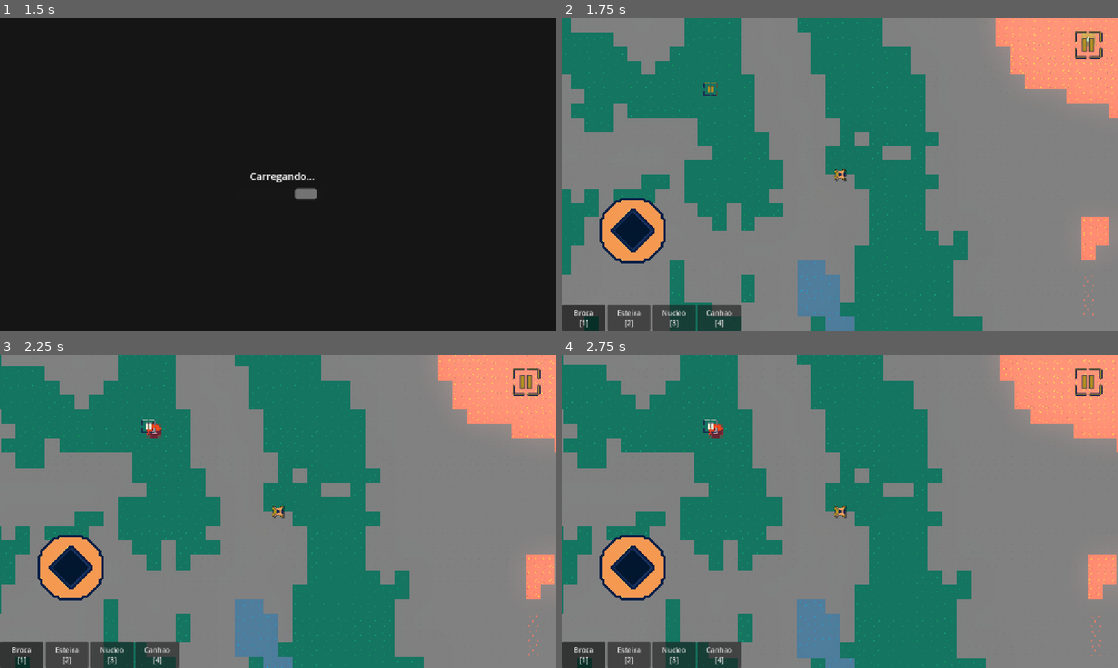
Above: before the commit, frames 1-4 (two rows, left to right).
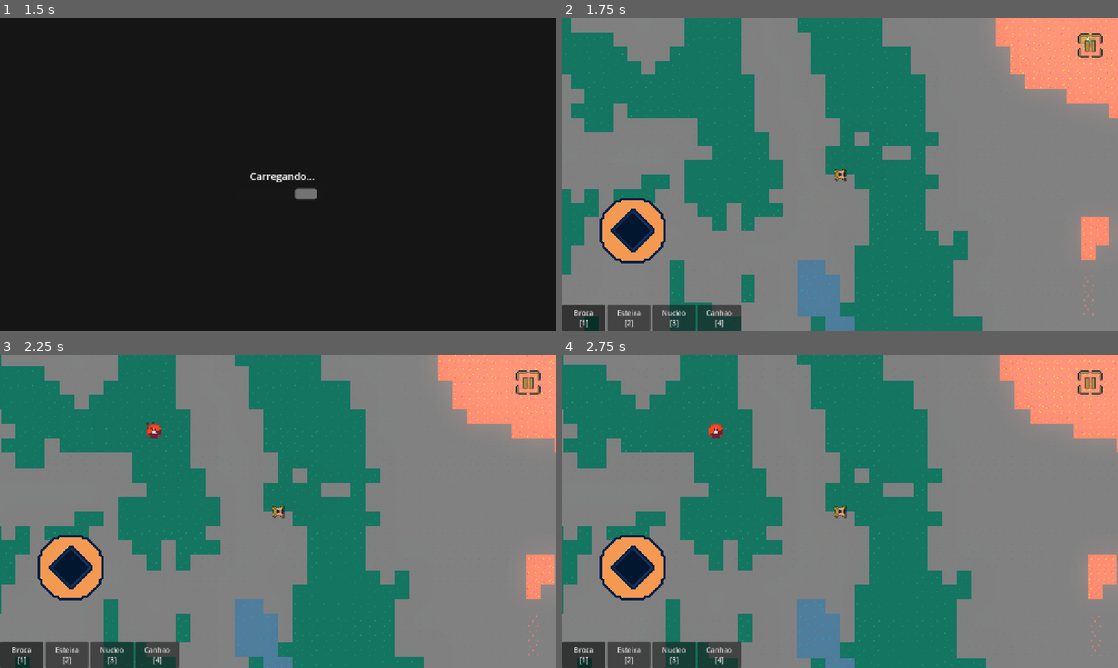
Above: after the commit, the same moments.

Repository: christianfelipesf/Factolyth
Game: Godot game, scene res://scenes/main.tscn
Two runs of this game, one before a commit and one after it. Both use one fixed random seed, a clock stepped at 60 frames per second and the inputs below. Sound files missing from this copy of the repository are replaced by a short silence.
Inputs (mouse positions are in pixels of both pictures, inside the frame that each line leads up to):
- Up to frame 1 (1.5 s): click "Novo Jogo" at 0.5 s; click (528, 46) at 1.27 s
- Up to frame 2 (1.75 s): no input
- Up to frame 3 (2.25 s): click (150, 426) at 2.02 s
- Up to frame 4 (2.75 s): no input

Frame 1 is identical in both runs. In frame 2, 0.3% of the frame differs, in the area x 25-98%, y 4-25%; in frame 3, 0.3%; in frame 4, 0.3%.

Commit message:
dawdwa
dwadwad

Diff:
--- a/scenes/playerui.tscn
+++ b/scenes/playerui.tscn
@@ -10,7 +10,6 @@
 [ext_resource type="Script" uid="uid://crb28nsennpkp" path="res://scripts/loading_chunks_indicator.gd" id="8_0q5bq"]
 [ext_resource type="Script" uid="uid://bvfd8ivlvxt3" path="res://scripts/botao_pausa.gd" id="9"]
 [ext_resource type="Texture2D" uid="uid://76cuynr2jl6s" path="res://images/ui/pause_press.png" id="10_dljgg"]
-[ext_resource type="Script" uid="uid://bj41dhu7m7hhq" path="res://scripts/texture_button_test.gd" id="11_bxo4y"]
 
 [node name="CanvasLayer" type="CanvasLayer" unique_id=216092279]
 
@@ -31,13 +30,6 @@
 position = Vector2(162.99998, 488.99997)
 scale = Vector2(0.2, 0.2)
 texture = ExtResource("3_xx5n8")
-
-[node name="BotaoPausa" type="TouchScreenButton" parent="." unique_id=1669730007]
-position = Vector2(1179, 30)
-scale = Vector2(2, 2)
-texture_normal = ExtResource("3_dljgg")
-action = "pausa"
-script = ExtResource("9")
 
 [node name="BarraConstrucao" parent="." unique_id=1848745639 instance=ExtResource("4_y1cqx")]
 
@@ -116,16 +108,19 @@
 vertical_alignment = 1
 script = ExtResource("8_0q5bq")
 
-[node name="TextureButton" type="TextureButton" parent="." unique_id=652863827]
-offset_left = 326.0
-offset_top = 148.0
-offset_right = 366.0
-offset_bottom = 188.0
+[node name="BotaoPausa" type="TextureButton" parent="." unique_id=1669730007]
+anchors_preset = 3
+anchor_left = 1.0
+anchor_top = 1.0
+anchor_right = 1.0
+anchor_bottom = 1.0
+offset_left = -91.0
+offset_top = -683.0
+offset_right = -59.0
+offset_bottom = -651.0
+grow_horizontal = 0
+grow_vertical = 0
+scale = Vector2(1.7, 1.7)
 texture_normal = ExtResource("3_dljgg")
 texture_hover = ExtResource("10_dljgg")
-script = ExtResource("11_bxo4y")
-
-[connection signal="pressed" from="BotaoPausa" to="BotaoPausa" method="_on_pressed"]
-[connection signal="button_down" from="TextureButton" to="TextureButton" method="_on_button_down"]
-[connection signal="pressed" from="TextureButton" to="TextureButton" method="_on_pressed"]
-[connection signal="toggled" from="TextureButton" to="TextureButton" method="_on_toggled"]
+script = ExtResource("9")
--- a/scripts/botao_pausa.gd
+++ b/scripts/botao_pausa.gd
@@ -1,24 +1,16 @@
-extends TouchScreenButton
+extends TextureButton
 
-## Área morta: pixels extras ao redor do botão que bloqueiam colocação de bloco.
-## O botão em si usa a action "pausa" configurada no Inspector.
-
-@export var margem_antecipacao := 20.0
+@onready var _pause_menu: Node = get_parent().find_child("PauseMenu", true, false)
 
 
-func _input(event: InputEvent) -> void:
-	if event is InputEventMouseButton and event.button_index == MOUSE_BUTTON_LEFT and event.pressed:
-		if _area_morta().has_point(event.position):
-			get_viewport().set_input_as_handled()
+func _ready() -> void:
+	process_mode = PROCESS_MODE_ALWAYS
+	if _pause_menu == null:
+		push_error("BotaoPausa: PauseMenu não encontrado")
 
 
-func _area_morta() -> Rect2:
-	var tam := _tamanho_textura()
-	var pos := global_position - tam * 0.5 - Vector2.ONE * margem_antecipacao
-	return Rect2(pos, tam + Vector2.ONE * margem_antecipacao * 2.0)
-
-
-func _tamanho_textura() -> Vector2:
-	if texture_normal != null:
-		return texture_normal.get_size()
-	return Vector2(32, 32)
+func _gui_input(event: InputEvent) -> void:
+	if event is InputEventMouseButton and event.button_index == MOUSE_BUTTON_LEFT and event.pressed:
+		accept_event()
+		if _pause_menu != null and _pause_menu.has_method("_on_botao_pausa_pressed"):
+			_pause_menu._on_botao_pausa_pressed()
